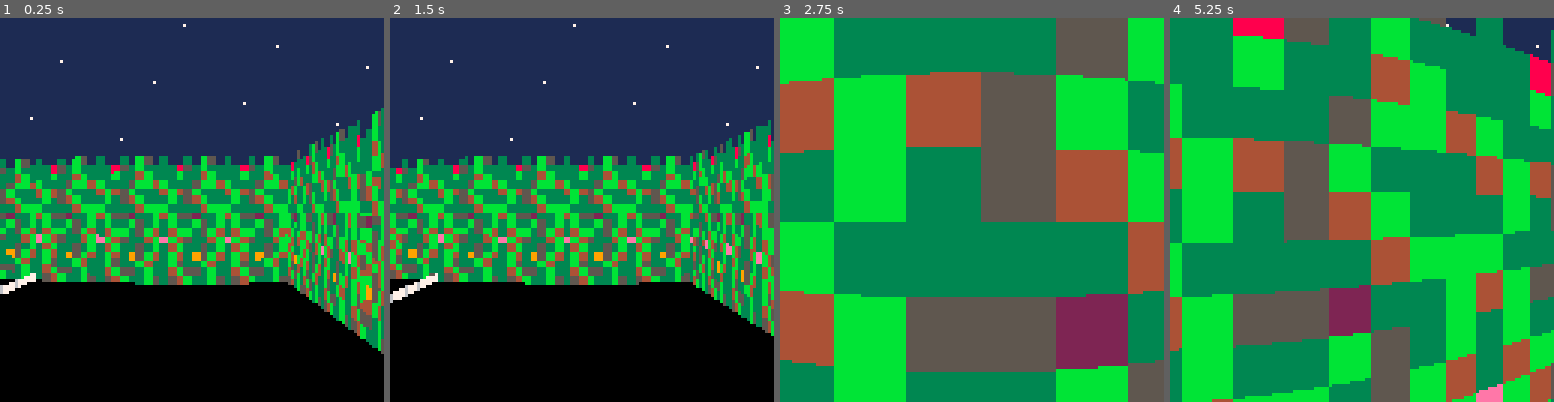
Above: before the commit, frames 1-4 (left to right).
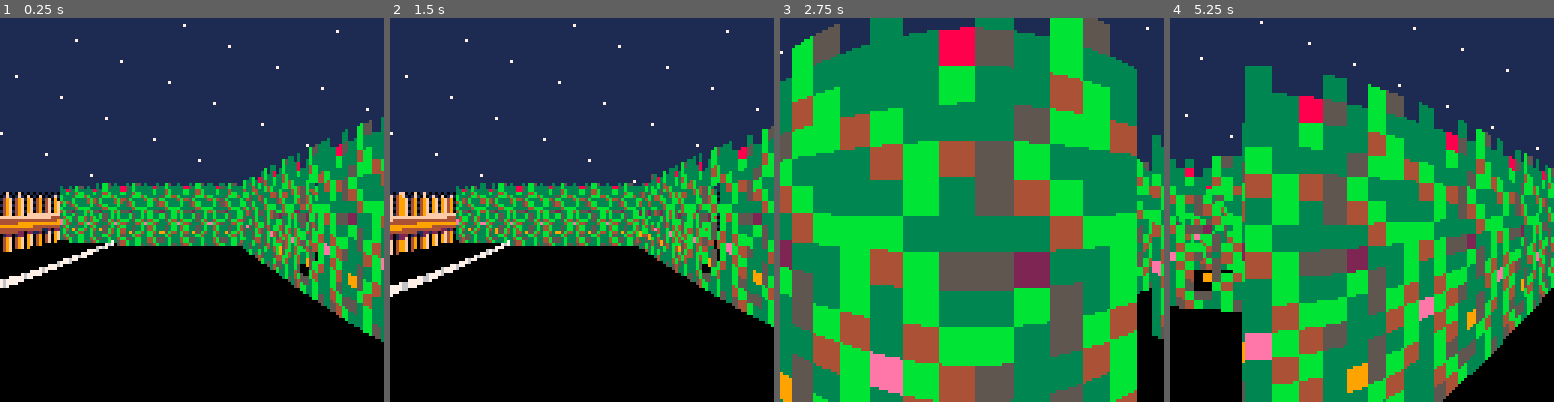
Above: after the commit, the same moments.

Repository: jcwilk/anx
Game: PICO-8 cartridge anx.p8
Two runs of this game, one before a commit and one after it. Both use one fixed random seed, a clock stepped at 60 frames per second and the inputs below.
Inputs:
- Up to frame 1 (0.25 s): no input
- Up to frame 2 (1.5 s): tap X (X key) at 0.33, 1.07 s; tap O (Z key) at 0.7 s
- Up to frame 3 (2.75 s): hold Right 1.6-2.1 s; tap O (Z key) at 1.7, 2.1, 2.5 s; tap X (X key) at 1.85 s; hold Up 2.15-2.42 s; hold Right from 2.47 s (still down)
- Up to frame 4 (5.25 s): tap O (Z key) every 0.4 s from 2.9 to 4.9 s; tap X (X key) at 2.97, 4.08, 5.2 s; release Right at 3.03 s; hold Left 3.08-3.58 s; hold Down 3.63-3.97 s; hold Right 4.02-4.68 s; hold Up 4.73-5.03 s; hold Left from 5.08 s (still down)

The runs differ from the first frame. In frame 1, 30% of the frame differs, in the area x 0-100%, y 3-88%; in frame 2, 29%; in frame 3, 74%; in frame 4, 81%, in the area x 0-100%, y 0-100%.

Commit message:
Increase FOV and quickie fix for mob clipping

Diff:
--- a/anx.p8
+++ b/anx.p8
@@ -518,6 +518,8 @@
      else
       filtered = curr_axis-tounit(diff)*(.5+mob.hitbox_radius+.001)
      end
+    elseif sprite_id > 0 and not fget(sprite_id,7) and not fget(sprite_id,3) then --TODO clean this up
+     filtered = curr_axis-tounit(diff)*(.5+mob.hitbox_radius+.001)
     end
    end
   end
@@ -561,7 +563,8 @@
 -- end ext
 
 -- start ext ./main.lua
-field_of_view=1/8 -- 45*
+orig_field_of_view=1/4
+field_of_view=orig_field_of_view -- 45*
 draw_distance=12
 height_scale=20 -- multiplier for something at distance of one after dividing by field of view
 height_ratio=0.6
@@ -748,7 +751,7 @@
 function recalc_settings()
  -- https://www.desmos.com/calculator/pw8n3n8rwf
  local anxiety_factor = -1/(-.4*current_anxiety-2)+.5
- field_of_view = 1/8*anxiety_factor
+ field_of_view = orig_field_of_view*anxiety_factor
  height_ratio = .44+.08*abs(sin(walking_step))+.15*anxiety_factor
 end
 
@@ -839,7 +842,7 @@
  local init=flr(angle.val*100)
  local final=flr((angle.val+field_of_view)*100)
  for i=init,final do
-  pset((i-init)/100/field_of_view*128,64-((i*19)%64)/8/field_of_view)
+  pset((i-init)/100/field_of_view*128,64-((i*19)%64)*orig_field_of_view/field_of_view)
  end
 end
 
--- a/main.lua
+++ b/main.lua
@@ -1,5 +1,6 @@
 -- START LIB
-field_of_view=1/8 -- 45*
+orig_field_of_view=1/4
+field_of_view=orig_field_of_view -- 45*
 draw_distance=12
 height_scale=20 -- multiplier for something at distance of one after dividing by field of view
 height_ratio=0.6
@@ -186,7 +187,7 @@
 function recalc_settings()
   -- https://www.desmos.com/calculator/pw8n3n8rwf
   local anxiety_factor = -1/(-.4*current_anxiety-2)+.5
-  field_of_view = 1/8*anxiety_factor
+  field_of_view = orig_field_of_view*anxiety_factor
   height_ratio = .44+.08*abs(sin(walking_step))+.15*anxiety_factor
 end
 
@@ -277,7 +278,7 @@
   local init=flr(angle.val*100)
   local final=flr((angle.val+field_of_view)*100)
   for i=init,final do
-    pset((i-init)/100/field_of_view*128,64-((i*19)%64)/8/field_of_view)
+    pset((i-init)/100/field_of_view*128,64-((i*19)%64)*orig_field_of_view/field_of_view)
   end
 end
 
--- a/sprites.p8
+++ b/sprites.p8
@@ -518,6 +518,8 @@
           else
             filtered = curr_axis-tounit(diff)*(.5+mob.hitbox_radius+.001)
           end
+        elseif sprite_id > 0 and not fget(sprite_id,7) and not fget(sprite_id,3) then --TODO clean this up
+          filtered = curr_axis-tounit(diff)*(.5+mob.hitbox_radius+.001)
         end
       end
     end
